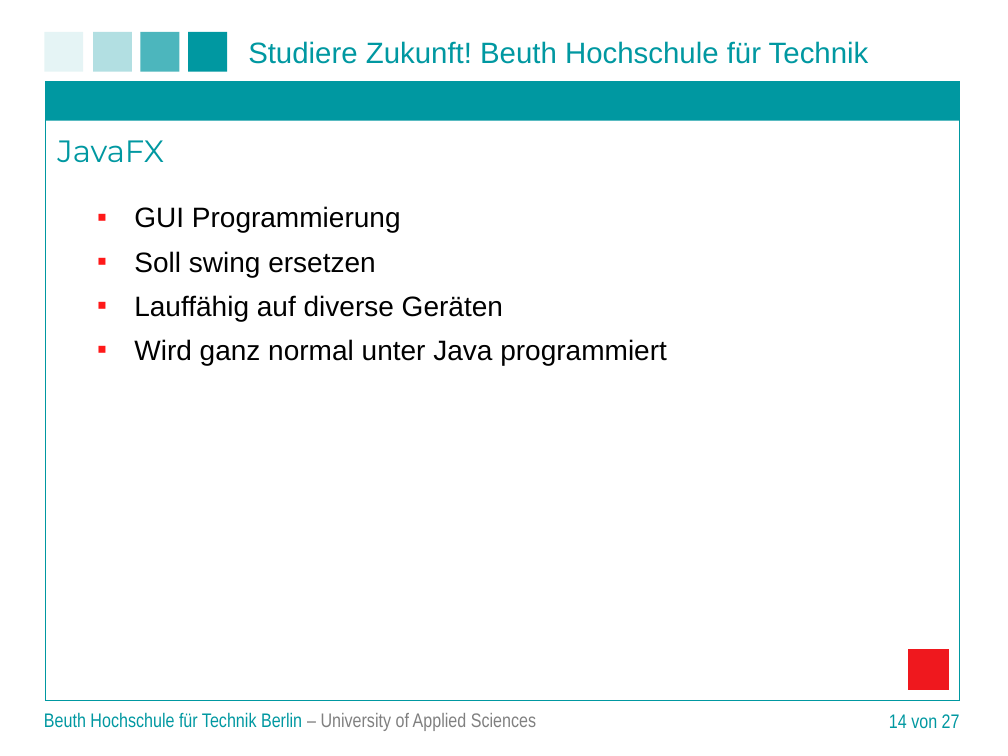
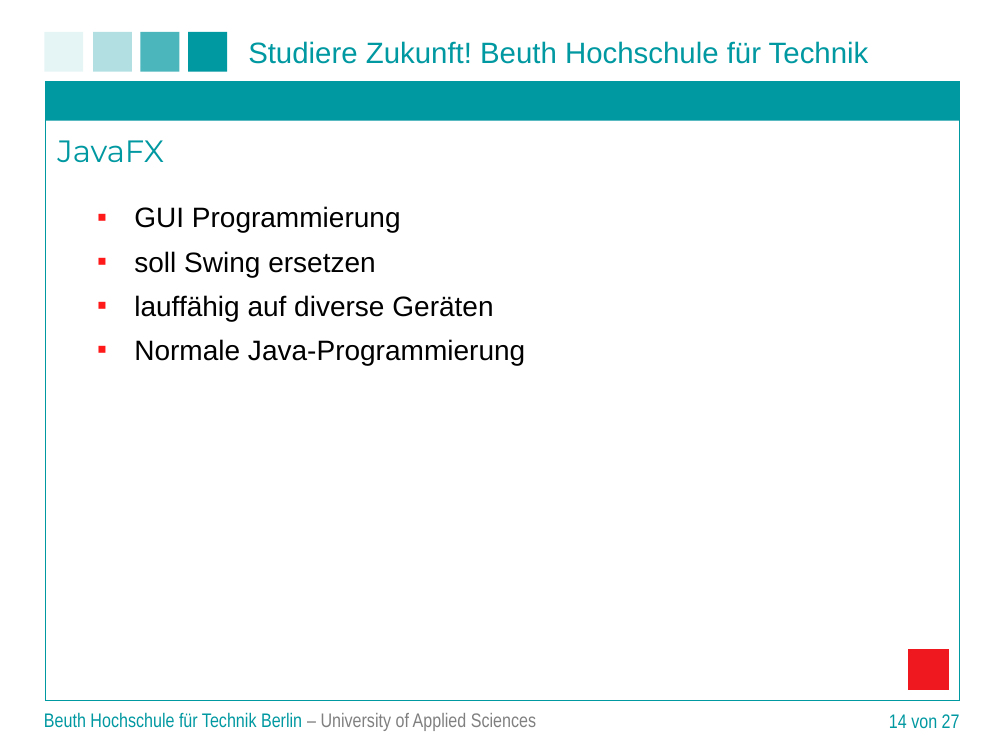
Before and after one commit to matt-han/TuerSpion, a slide deck: slide 14 of Projektpraesentation.ppt. Drawn at 1008x756 pixels with LibreOffice and Linux fonts; fonts in the diff are those of the drawing; background and template pictures are left out. Boxes give left, top, right and bottom in pixels: in the first picture for what was removed or moved away, otherwise in the second. Text is boxed around its words. In the diff, an @@ line names an element or a change of style, - is before the commit and + after.

```diff
--- a/Projektpraesentation.ppt
+++ b/Projektpraesentation.ppt
@@ text at <box>134,251,525,365</box>: text changed @@
-▪ Soll swing ersetzen
-▪ Lauffähig auf diverse Geräten
-▪ Wird ganz normal unter Java programmiert
+▪ soll Swing ersetzen
+▪ lauffähig auf diverse Geräten
+▪ Normale Java-Programmierung
```
Also in this commit, not shown: 4 other slides changed, 1 slide added, 1 slide removed.
